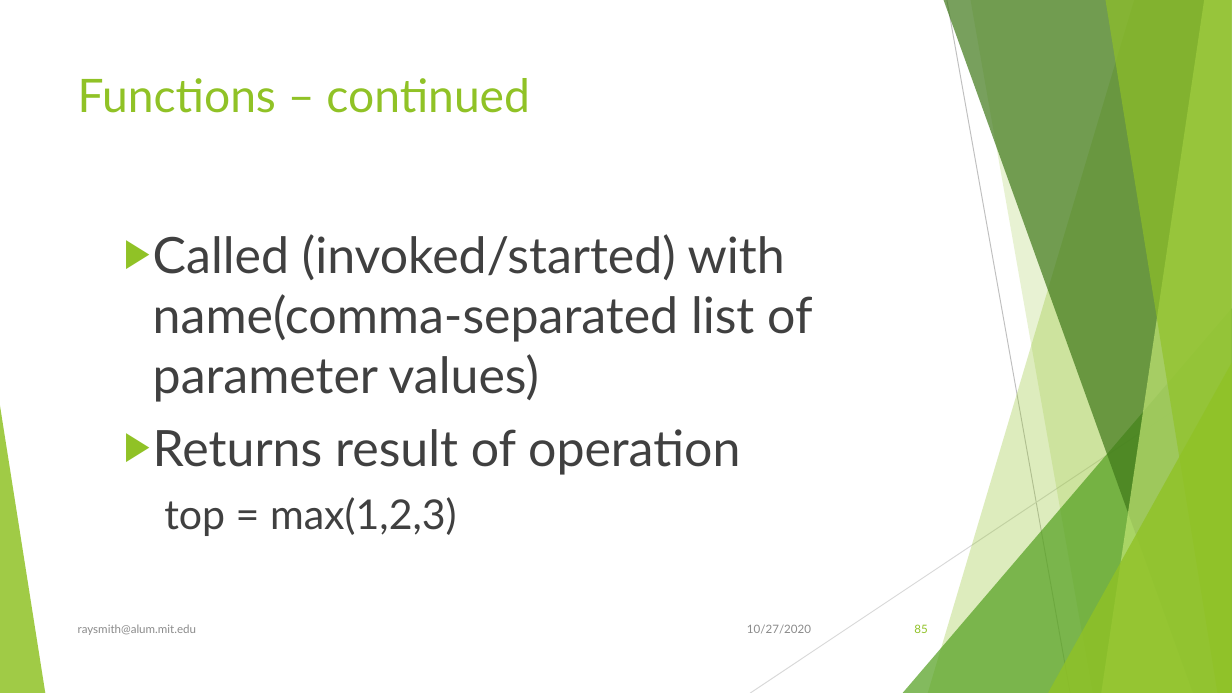
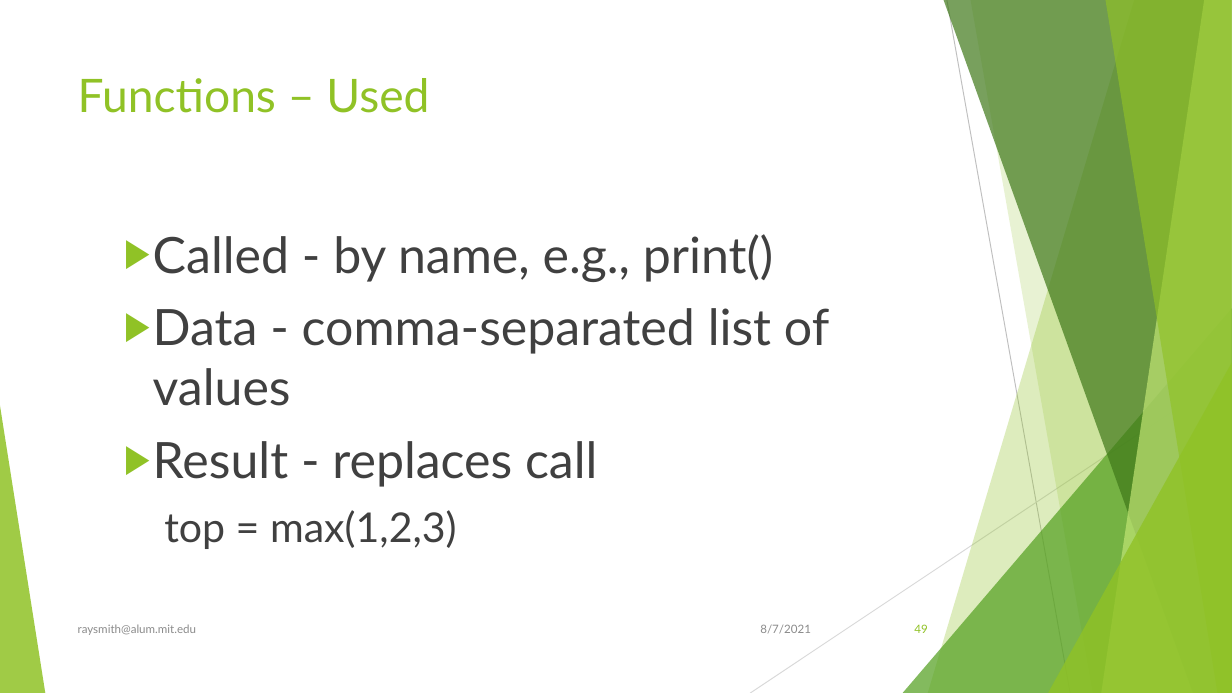
Before and after one commit to raysmith619/Introduction-To-Programming, a slide deck: slide 49 of Docs/Introduction to Proramming Using Python.pptx (slide 85 before the commit). Drawn at 1232x693 pixels with LibreOffice and Linux fonts; fonts in the diff are those of the drawing. Boxes give left, top, right and bottom in pixels: in the first picture for what was removed or moved away, otherwise in the second. Text is boxed around its words. In the diff, an @@ line names an element or a change of style, - is before the commit and + after.

```diff
--- a/Docs/Introduction to Proramming Using Python.pptx
+++ b/Docs/Introduction to Proramming Using Python.pptx
@@ title at (78, 78, 429, 113): text changed @@
-Functions – continued
+Functions – Used
@@ text at (153, 234, 829, 487): text changed @@
-  ▶ Called (invoked/started) with name(comma-separated list of parameter values)
-  ▶ Returns result of operation
+  ▶ Called - by name, e.g., print()
+  ▶ Data - comma-separated list of values
+  ▶ Result - replaces call
@@ text at (760, 624, 811, 634): text changed @@
-10/27/2020
+8/7/2021
@@ page number at (914, 624, 927, 633): text changed @@
-85
+49
```
Also in this commit, not shown: 122 other slides changed, 19 slides added, 7 slides removed, 17 other files.
